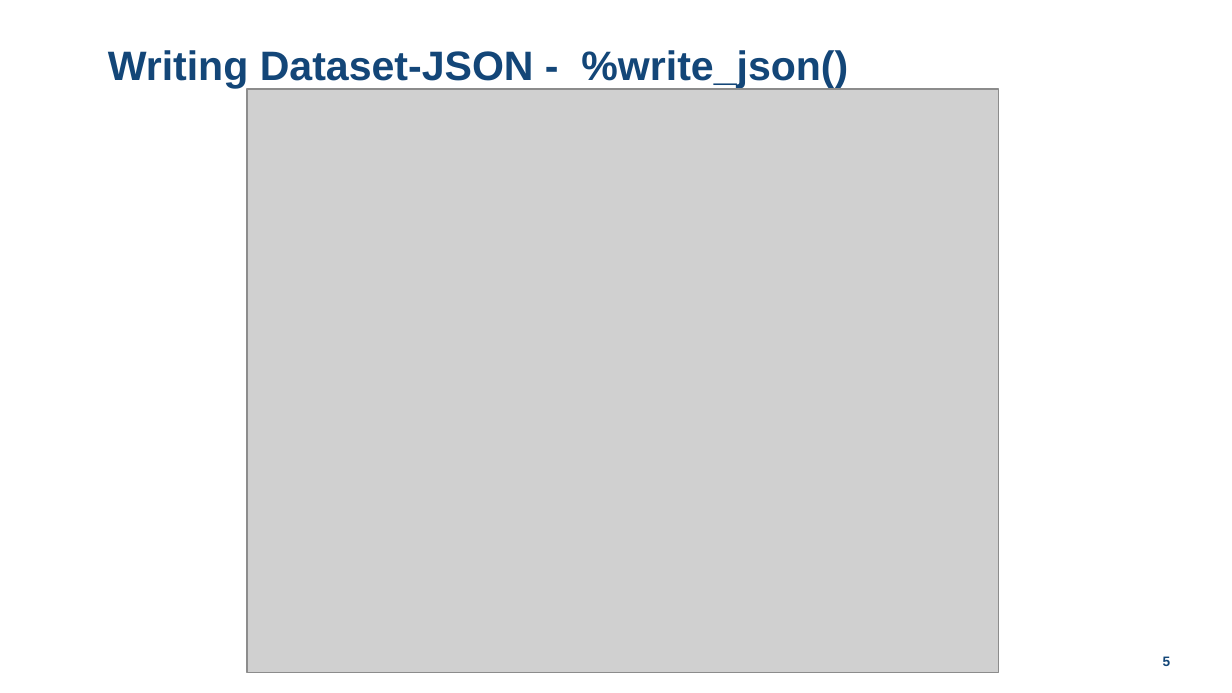
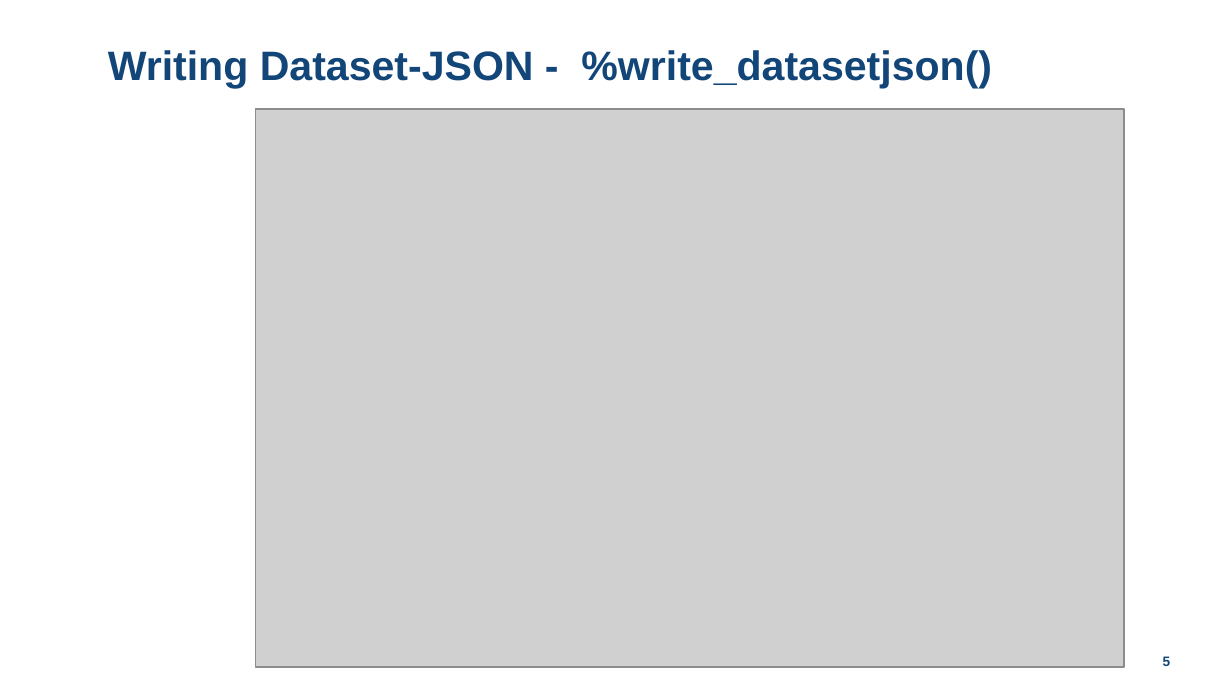
Before and after one commit to lexjansen/dataset-json-sas, a slide deck: slide 5 of doc/Dataset-JSON-Hackathon-SAS-implementation-LexJansen.pptx. Drawn at 1232x693 pixels with LibreOffice and Linux fonts; fonts in the diff are those of the drawing; grey boxes stand for pictures; background and template pictures are left out. Boxes give left, top, right and bottom in pixels: in the first picture for what was removed or moved away, otherwise in the second. Text is boxed around its words. In the diff, an @@ line names an element or a change of style, - is before the commit and + after.

Commit message:
Update doc

```diff
--- a/doc/Dataset-JSON-Hackathon-SAS-implementation-LexJansen.pptx
+++ b/doc/Dataset-JSON-Hackathon-SAS-implementation-LexJansen.pptx
@@ title at (x1=108, y1=50, x2=992, y2=88): text changed @@
-Writing Dataset-JSON - %write_json()
+Writing Dataset-JSON - %write_datasetjson()
@@ picture resized from (x1=248, y1=89, x2=999, y2=671) to (x1=255, y1=110, x2=1124, y2=668) @@
```
Also in this commit, not shown: 2 other slides changed.
